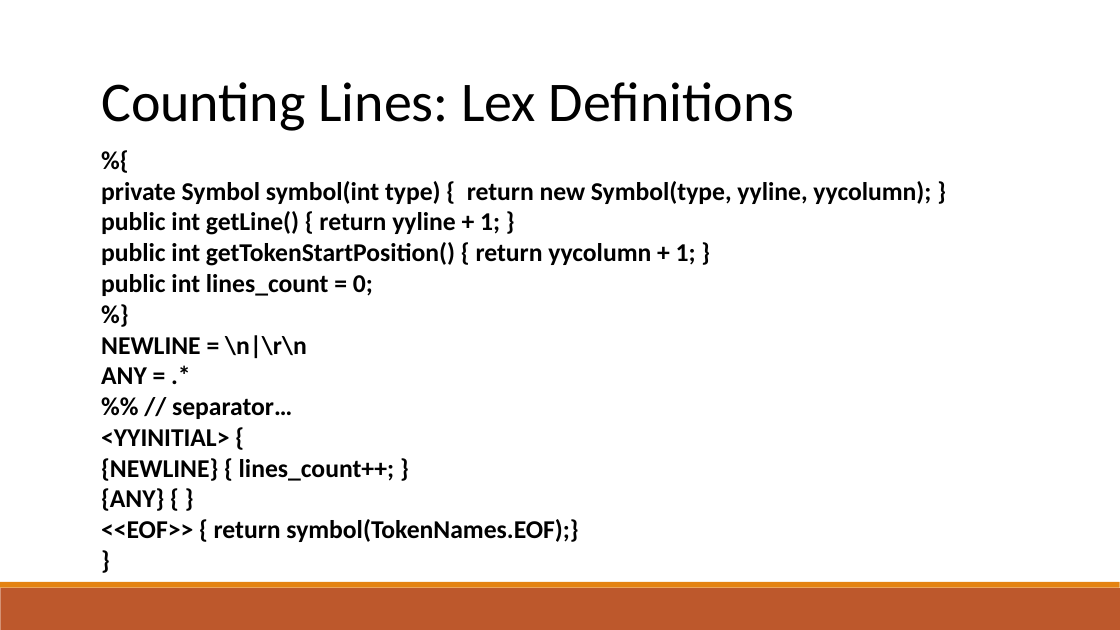
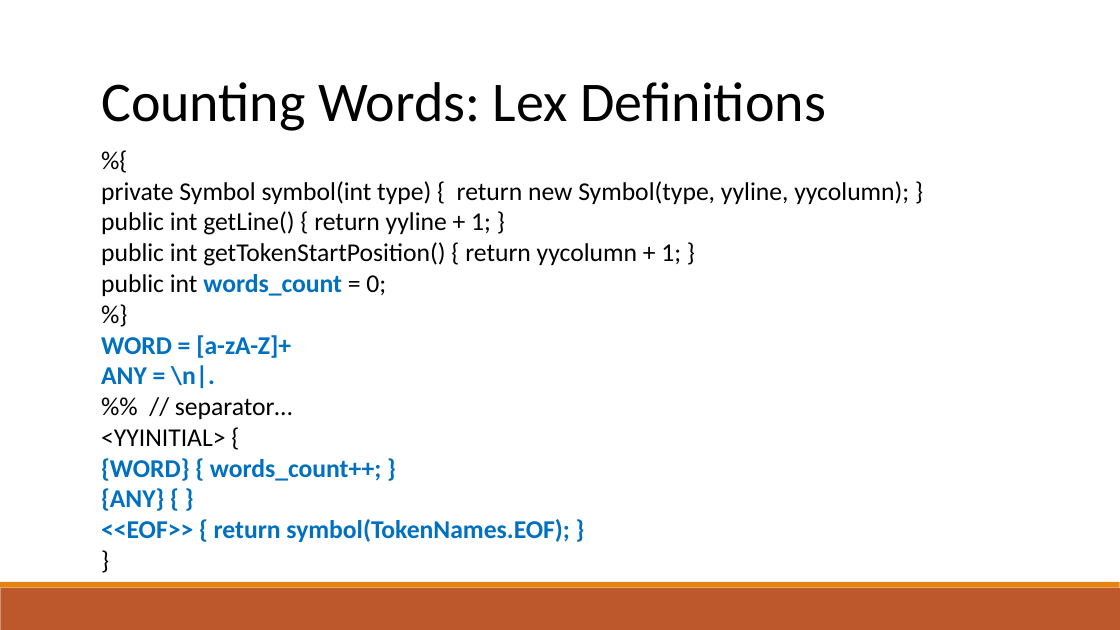
Before and after one commit to raghadzeidan/COMPILATION_TAU_FOR_STUDENTS, a slide deck: slide 99 of new_slides/lexical_analysis.pptx (slide 87 before the commit). Drawn at 1120x630 pixels with LibreOffice and Linux fonts; fonts in the diff are those of the drawing. Boxes give left, top, right and bottom in pixels: in the first picture for what was removed or moved away, otherwise in the second. Text is boxed around its words. In the diff, an @@ line names an element or a change of style, - is before the commit and + after.

```diff
--- a/new_slides/lexical_analysis.pptx
+++ b/new_slides/lexical_analysis.pptx
@@ text at (101, 82, 826, 131): text changed @@
-Counting Lines: Lex Definitions
+Counting Words: Lex Definitions
@@ text at (101, 181, 909, 511): bold off in "%{", "private Symbol symbol(int type) { return new ...", "public int getLine() { return yyline + ...", "public int getTokenStartPosition() { return yycolumn + ..." and 4 more places; text colour #000000 to #0070C0 in "{ANY} { }" @@
@@ text at (101, 274, 386, 296): text changed; bold off @@
-public int lines_count = 0;
+public int words_count = 0;
@@ text at (101, 335, 291, 388): text changed; text colour #000000 to #0070C0 @@
-NEWLINE = \n|\r\n
-ANY = .*
+WORD = [a-zA-Z]+
+ANY = \n|.
@@ text at (101, 458, 381, 481): text changed; text colour #000000 to #0070C0 @@
-{NEWLINE} { lines_count++; }
+{WORD} { words_count++; }
@@ text at (101, 519, 570, 542): text changed; text colour #000000 to #0070C0 @@
-<<EOF>> { return symbol(TokenNames.EOF);}
+<<EOF>> { return symbol(TokenNames.EOF); }
```
Also in this commit, not shown: 17 other slides changed, 23 slides added, 1 other file.
